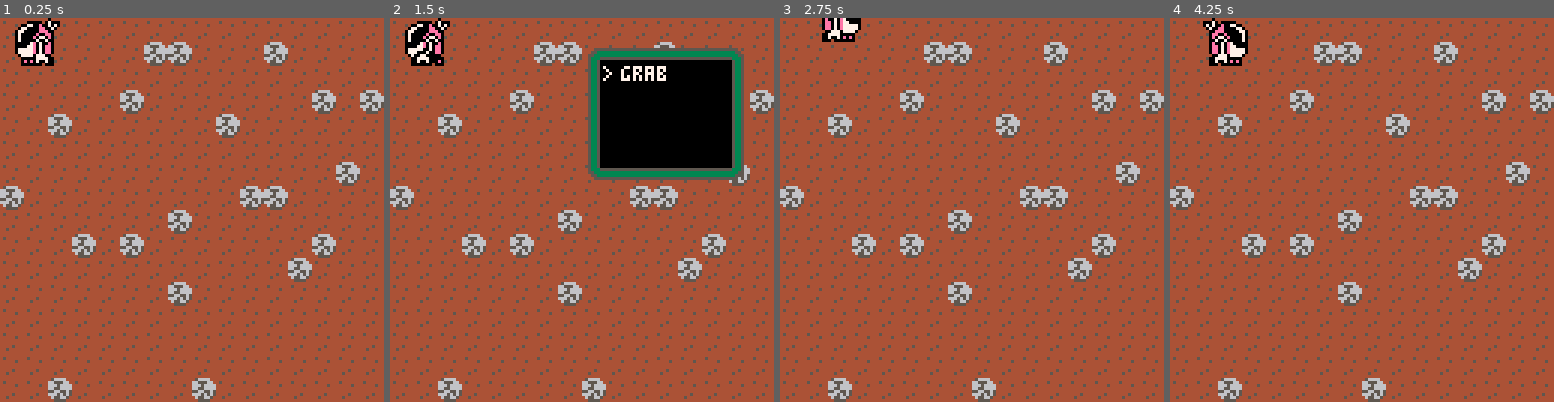
Above: before the commit, frames 1-4 (left to right).
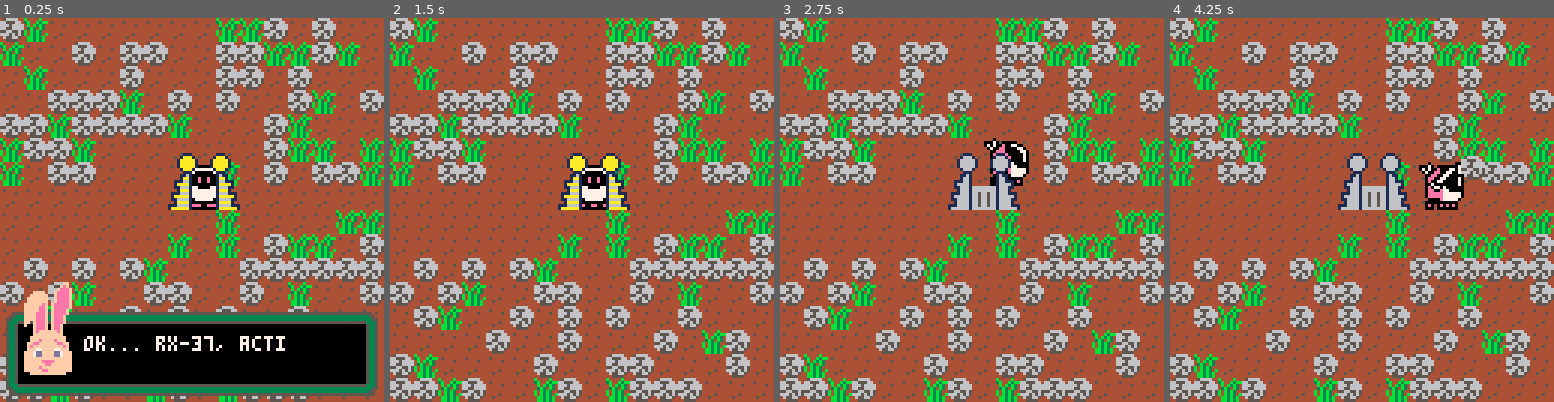
Above: after the commit, the same moments.

Repository: DeCarabas/pico_carts
Game: PICO-8 cartridge robo.p8
Two runs of this game, one before a commit and one after it. Both use one fixed random seed, a clock stepped at 60 frames per second and the inputs below.
Inputs:
- Up to frame 1 (0.25 s): no input
- Up to frame 2 (1.5 s): tap X (X key) at 0.33, 1.07 s; tap O (Z key) at 0.7 s
- Up to frame 3 (2.75 s): hold Right 1.6-2.1 s; tap O (Z key) at 1.7, 2.1, 2.5 s; tap X (X key) at 1.85 s; hold Up 2.15-2.42 s; hold Right from 2.47 s (still down)
- Up to frame 4 (4.25 s): tap O (Z key) every 0.4 s from 2.9 to 4.1 s; tap X (X key) at 2.97, 4.08 s; release Right at 3.03 s; hold Left 3.08-3.58 s; hold Down 3.63-3.97 s; hold Right from 4.02 s (still down)

The runs differ from the first frame. In frame 1, 51% of the frame differs, in the area x 0-100%, y 0-100%; in frame 2, 45%; in frame 3, 38%; in frame 4, 38%.

Commit message:
Portait and text, progress!

Diff:
--- a/robo.p8
+++ b/robo.p8
@@ -29,13 +29,13 @@
 --     [ ] *crush rocks*
 --         provides *gravel*
 --
---   [ ] hand plow
+--   [x] hand plow
 --     kind of a till attachment
 --     to the ends of your hands
 --     which can turn the soil
 --     and prepare it to grow.
 --
---     [ ] *prepare land*
+--     [x] *prepare land*
 --         some plants won't
 --         grow without it
 --
@@ -43,7 +43,8 @@
 --     upgrades increase water
 --     capacity.
 --
---     [ ] *water ground*
+--     [x] *water ground*
+--     [ ] tank capacity
 --
 --   [ ] seed dispenser
 --     upgrades increase seed
@@ -62,22 +63,60 @@
 --
 -- todo: zelda rock sprites
 -- player state
-px=1 py=1 d=0
-spd=0.125 walking=false
-idle_time=0
+function init_player()
+ px=base_x py=base_y d=2
+ spd=0.125 walking=false
+ idle_time=0
+
+ max_tank=100
+ tank_level=max_tank
+
+ max_energy=100
+ energy_level=max_energy
+ walk_cost=0.1
+ grab_cost=0.5
+ plow_cost=0.5
+ water_cost=0.3
+ plant_cost=0.3
+
+ grabbed_item=nil
+ tx=px ty=py
+
+ animation=nil
+ anim_index=nil
+ anim_duration=nil
+ anim_done=nil
+end
 
 -- menu state
-menu_mode=false
-menu_sel=1
-menu_items={}
+function init_menu()
+ menu_mode=false
+ menu_sel=1
+ menu_items={}
+end
 
 -- days are 24 hrs long
 -- this is how much of an hr we
 -- tick every frame. (tweak for
 -- fun!)
-hour_inc=0.0036 --*100
-hour=7
-day=0
+function init_time()
+ hour_inc=0.0036 --*100
+ hour=7
+ day=0
+
+ recharge_rate=100*hour_inc/4
+ water_rate=100*hour_inc/2
+end
+
+function init_base()
+ base_x=2+flr(rnd(12))
+ base_y=3+flr(rnd(11))
+
+ -- the base points.
+ mset(base_x-1,base_y,83)
+ mset(base_x+1,base_y,83)
+ mset(base_x,base_y,114)
+end
 
 -- the map is divided into 4
 -- regions, horizontally.
@@ -89,22 +128,42 @@
 -- (each region is further
 -- divided into 4 16x16
 -- screens.)
+function place_rand(count, sp)
+ local cnt=0
+ while cnt<count do
+  local x=flr(rnd(32))
+  local y=flr(rnd(32))
+  if x~=base_x and
+     y~=base_y and
+     not fget(mget(x,y),0) then
+   mset(x+32,y,sp)
+   cnt+=1
+  end
+ end
+end
 
 function _init()
- tx = px ty = py
+ init_menu()
+ init_time()
+ init_base()
+ init_player()
+ init_weather()
+ init_water()
+
  -- init the item sprite layer
- for i=1,20 do
-  mset(32+flr(rnd(16)),flr(rnd(16)),65)
- end
+ place_rand(320,147) --grass
+ place_rand(320,65)  --rock
+
+ show_text("ok... rx-37, activate!", 192)
 end
 
 function open_item_menu()
  menu_mode=true
  menu_sel=item_sel
- menu_items={}
- for it in all(items) do
-  add(menu_items,it.name)
- end
+ menu_items=items
+ -- for it in all(items) do
+ --  add(menu_items,it.name)
+ -- end
  update_fn=update_menu
 end
 
@@ -119,9 +178,17 @@
 -- 0: collision
 -- 1: cannot plant
 -- 2: grab-able
+-- 3: plowable
+-- 4: plowed
+-- 5: wet
 --
 function map_flag(x,y,f)
  return fget(mget(x,y),f) or
+        fget(mget(x+32,y),f)
+end
+
+function map_flag_all(x,y,f)
+ return fget(mget(x,y),f) and
         fget(mget(x+32,y),f)
 end
 
@@ -133,6 +200,31 @@
  end
 end
 
+function animate(anim,done)
+ animation=anim
+ anim_done=done
+ anim_index=1
+
+ local frame=anim[1]
+ anim_duration=frame.duration
+end
+
+function update_animation()
+ if animation~=nil then
+  anim_duration-=1
+  if anim_duration==0 then
+   anim_index+=1
+   if anim_index>#animation then
+    animation=nil
+    anim_done()
+   else
+    local frame=animation[anim_index]
+    anim_duration=frame.duration
+   end
+  end
+ end
+end
+
 function collide(px,py,tx,ty)
  if tx~=px then
   if ty~=py then
@@ -146,38 +238,61 @@
  return false
 end
 
-buzz=0
+buzz_time=0
+
+function buzz()
+ -- todo: sounds or something?
+ buzz_time=3
+end
 
 function update_time()
- if buzz > 0 then
-  buzz -= 0.75
+ if buzz_time > 0 then
+  buzz_time -= 0.75
  end
 
  hour+=hour_inc
  if hour>24 then
   day+=1
   hour-=24
+
+  -- every night at midnight we
+  -- dry everything out.
+  for y=0,31 do
+   for x=0,31 do
+    local wet=mget(x,y)
+    local dry=dry_map[wet]
+    if dry~=nil then
+     mset(x,y,dry)
+    end
+   end
+  end
  end
 end
 
 function update_walk()
- if btnp(⬅️) then tx = flr(px-1); d=0 end
- if btnp(➡️) then tx = ceil(px+1); d=1 end
- if btnp(⬇️) then ty = flr(py+1); d=2 end
- if btnp(⬆️) then ty = ceil(py-1); d=3 end
- if tx < 0  then buzz=3 tx = 0  end
- if tx > 15 then buzz=3 tx = 15 end
- if ty < 0  then buzz=3 ty = 0  end
- if ty > 15 then buzz=3 ty = 15 end
- if collide(px,py,tx,ty) then
-  tx=px ty=py
+ -- todo: this movement sucks
+ if px==tx and py==ty then
+  if btnp(⬅️) then tx=px-1 d=0 end
+  if btnp(➡️) then tx=px+1 d=1 end
+  if btnp(⬇️) then ty=py+1 d=2 end
+  if btnp(⬆️) then ty=py-1 d=3 end
+  if tx<0  then buzz() tx=0  end
+  if tx>15 then buzz() tx=15 end
+  if ty<0  then buzz() ty=0  end
+  if ty>15 then buzz() ty=15 end
+  if collide(px,py,tx,ty) then
+   tx=flr(px) ty=flr(py)
+  end
  end
  if px > tx then px -= spd end
  if px < tx then px += spd end
  if py > ty then py -= spd end
  if py < ty then py += spd end
 	walking=not (tx == px and ty == py)
- if walking then idle_time=0 end
+ if walking then
+  energy_level-=walk_cost
+  idle_time=0
+ end
 
  if not walking then
   if btnp(❎) and
@@ -207,11 +322,24 @@
 
 update_fn=update_walk
 
+function update_base()
+ if px==base_x and
+    py==base_y then
+  tank_level=min(max_tank, tank_level+water_rate)
+  energy_level=min(max_energy, energy_level+recharge_rate)
+ end
+end
+
 function _update()
  update_time()
+ update_base()
  update_plants()
-
- update_fn()
+ update_animation()
+ update_weather()
+
+ if animation==nil then
+  update_fn()
+ end
 end
 
 function draw_box(x, y, w, h)
@@ -238,15 +366,17 @@
 end
 
 function draw_menu(items, selection)
- draw_box(64,8,5,4)
+ local hght=max(4,1+#items)
+ draw_box(64,0,6,hght)
  local lx=71
- local ly=16
+ local ly=9
  for i=1,#items do
   if selection == i then
    print(">",lx,ly,7)
   end
-  print(items[i],lx+6,ly,7)
-  ly += 6
+  spr(items[i].icon,lx+6,ly-1)
+  print(items[i].name,lx+16,ly,7)
+  ly += 10
  end
 end
 
@@ -289,16 +419,32 @@
   bg=0 fg=5
  end
 
- --print("??? "..sp)
- rectfill(16,7,110,18,bg)
- rect(16,7,110,18,fg)
- spr(sp,16+(87*frc),9,1,1,fl)
+ rectfill(16,2,110,11,bg)
+ rect(16,2,110,11,fg)
+ spr(sp,16+(87*frc),3,1,1,fl)
 end
 
 function draw_item()
- draw_box(88,96,2,1)
- print("🅾️",95,106,7)
- spr(items[item_sel].icon,104,104)
+ draw_box(96,104,2,1)
+ print("🅾️",103,114,7)
+ spr(items[item_sel].icon,112,112)
+end
+
+function draw_meters()
+ draw_box(104,50,1,5)
+ local tank_frac=(max_tank-tank_level)/max_tank
+ rectfill(111,57+41*tank_frac,115,98,12)
+
+ local nrg_frac=(max_energy-energy_level)/max_energy
+ local nrg_color
+ if nrg_frac<0.5 then
+  nrg_color=11
+ elseif nrg_frac<0.7 then
+  nrg_color=10
+ else
+  nrg_color=8
+ end
+ rectfill(116,57+41*nrg_frac,120,98,nrg_color)
 end
 
 function world_to_screen(wx,wy)
@@ -308,9 +454,9 @@
 function draw_map()
  local ofx=0
  local ofy=0
- if buzz>0 then
-  ofy+=cos(buzz)
-  ofx+=sin(buzz)
+ if buzz_time>0 then
+  ofy+=cos(buzz_time)
+  ofx+=sin(buzz_time)
  end
 	map( 0,0,ofx+0,ofy+0,16,16) -- base
 	map(32,0,ofx+0,ofy+0,16,16) -- item
@@ -319,35 +465,78 @@
 function draw_player()
  local idx=1
  local fl=false
+
+ if animation~=nil then
+  local frame=animation[anim_index]
+  idx=frame.frame
+ elseif grabbed_item~=nil then
+  idx=35
+ else
+  if (flr(time()*4)%2)==0 then
+   idx+=2
+  end
+ end
 
  --if d==2 then fl=false end
  if     d==3 then idx+=8
  elseif d==1 then idx+=4
  elseif d==0 then idx+=4 fl=true
  end
- if grabbed_item==nil then
-  if (flr(time() * 4) % 2) == 0 then idx += 2 end
- else
-  idx+=34
- end
 
  local sc=world_to_screen(px,py)
 
+ local dx=0 local dy=-14
+ if grabbed_item~=nil then
+  if     d==0 then dx=-14
+  elseif d==1 then dx=6
+  elseif d==2 then dx=-4
+  elseif d==3 then dx=-4
+  end
+
+  if d==3 then
+   spr(
+    grabbed_item,
+    sc.x+dx,
+    sc.y+dy,
+    1,1)
+  end
+ end
+
+ -- draw robo.
  palt(0, false)
  palt(12, true)
  spr(idx,sc.x-8,sc.y-12,2,2,fl)
  pal()
 
- if grabbed_item~=nil then
-  local dx=0 local dy=-14
-  if     d==0 then dx=-14
-  elseif d==1 then dx=6
-  elseif d==2 then dx=-4
-  elseif d==3 then dx=-4
-  end
-  spr(grabbed_item,sc.x+dx,sc.y+dy,1,1)
- end
-
+ if grabbed_item~=nil and
+    d~=3 then
+  spr(
+   grabbed_item,
+   sc.x+dx,
+   sc.y+dy,
+   1,1)
+ end
+end
+
+function draw_base()
+ local bsx=8*base_x
+ local bsy=8*base_y
+
+ if px~=base_x or
+    py~=base_y then
+  pal(10,6) -- no glow
+ end
+
+ spr(115,bsx-8,bsy)
+ spr(115,bsx+8,bsy,1,1,true)
+ spr(99,bsx-8,bsy-8)
+ spr(99,bsx+8,bsy-8,1,1,true)
+ circ(bsx-2,bsy-8,3,1)
+	circfill(bsx-2,bsy-8,2,10)
+ circ(bsx+9,bsy-8,3,1)
+	circfill(bsx+9,bsy-8,2,10)
+
+ pal()
 end
 
 function _draw()
@@ -361,20 +550,33 @@
  end
 
 	draw_map()
- draw_player()
-
+	if py<=base_y then
+  draw_player()
+  draw_base()
+ else
+  draw_base()
+  draw_player()
+ end
  --rectfill(sc.x-4,sc.y-4,sc.x+4,sc.y+4,7)
  --local tc=looking_at()
  --sc=world_to_screen(tc.x,tc.y)
  --rectfill(sc.x-4,sc.y-4,sc.x+4,sc.y+4,10)
 
+ draw_weather()
+
  -- print("x "..x.." y "..y)
+ if false then
  if menu_mode then
   draw_menu(menu_items,menu_sel)
  elseif idle_time>1 then
   draw_item()
   draw_time()
- end
+  draw_meters()
+ elseif (energy_level/max_energy)<0.25 then
+  draw_meters()
+ end
+ end
+ draw_text()
 end
 -->8
 -- plants and items
@@ -400,6 +602,7 @@
  end
 end
 
+-- these are all the live plants
 plants={}
 
 function update_plants()
@@ -410,56 +613,178 @@
    -- update the age
    local new_age=age+class.rate
    if flr(new_age)~=flr(age) then
-    mset(
-     p.x+32,
-     p.y,
-     class.stages[flr(new_age)])
+    mset(p.x+32,p.y,class.stages[flr(new_age)])
    end
    p.age=new_age
   end
  end
 end
 
+function remove_plant(x,y)
+ for p in all(plants) do
+  if p.x==x and p.y==y then
+   del(plants,p)
+   return
+  end
+ end
+end
+
 function i_plant(item,tx,ty)
+ if map_flag(tx,ty,1) then
+  buzz()
+  return
+ end
+
+ if energy_level<plant_cost then
+  buzz()
+  return
+ end
+
+ energy_level-=plant_cost
  local p=item.plant
- if not map_flag(tx,ty,1) then
-  add(
-   plants,
-   {age=1,x=tx,y=ty,cls=p})
-  mset(tx+32,ty,p.stages[1])
- end
-end
-
-function i_shovel(item,tx,ty)
+ add(
+  plants,
+  {age=1,x=tx,y=ty,cls=p})
+ mset(tx+32,ty,p.stages[1])
 end
 
 function i_grab(item,tx,ty)
  local tgt=mget(tx+32,ty)
  if grabbed_item~=nil then
-  if fget(tgt,0) then
+  -- drop
+  if fget(tgt,0) or
+     tx < 0 or ty < 0 or
+     tx > 15 or ty > 15 then
    -- nopers
-   buzz=3
+   buzz()
   else
+   mset(tx,ty,64) -- bare dirt
    mset(tx+32,ty,grabbed_item)
    grabbed_item=nil
   end
  elseif fget(tgt,2) then
-  grabbed_item=tgt
-  mset(tx+32,ty,0)
- end
+  if energy_level>grab_cost then
+   energy_level-=grab_cost
+   grabbed_item=tgt
+   mset(tx+32,ty,0)
+  else
+   buzz()
+  end
+ end
+end
+
+function i_till(item,tx,ty)
+ -- check *plowable*
+ if not map_flag_all(tx,ty,3) then
+  buzz()
+  return
+ end
+
+ if energy_level<plow_cost then
+  buzz()
+  return
+ end
+
+ energy_level-=plow_cost
+ animate(
+  {{frame=33, duration=5}},
+  function()
+   if mget(tx+32,ty)~=0 then
+    remove_plant(tx,ty)
+    mset(tx+32,ty,0) -- destroy
+   end
+	  mset(tx,ty,66)    -- plowed
+	 end)
 end
 
 items={
  -- pick axe hoe water
- {icon=141,name="grab",fn=i_grab},
- -- or just shovel
- --{icon=131,name="shovel",fn=i_shovel},
- --{icon=132,name="carrot"},
- --{icon=147,name="grass",fn=i_plant,plant=grass},
+ {icon=142,name="grab",fn=i_grab},
+ {icon=141,name="till",fn=i_till},
+ {icon=143,name="water",fn=i_water},
+ {icon=147,name="grass",fn=i_plant,plant=grass},
  --{icon=163,name="mum",fn=i_plant,plant=mum},
 }
 item_sel=1
 
+-->8
+-- water
+function init_water()
+ wet_map={}
+ wet_map[64]=67
+ wet_map[66]=68
+
+ dry_map={}
+ for k,v in pairs(wet_map) do
+  dry_map[v]=k
+ end
+end
+
+function i_water(item,tx,ty)
+ if tank_level < 10 then
+  buzz()
+  return
+ end
+
+ if energy_level<water_cost then
+  buzz()
+  return
+ end
+
+ energy_level-=water_cost
+ animate(
+  {{frame=35,duration=10}},
+  function()
+   tank_level-=10
+   local ground=mget(tx,ty)
+   if wet_map[ground]~=nil then
+    mset(tx,ty,wet_map[ground])
+   end
+  end)
+end
+
+-->8
+-- weather
+
+function init_weather()
+ raining=false
+ rain={}
+ max_rain=2000
+end
+
+function update_weather()
+ -- todo: check the time, see if
+ --       weather changes.
+
+ if raining and #rain<max_rain then
+  for i=1,rnd(40) do
+   add(rain, {
+    x=flr(rnd(128)),
+    y=flr(rnd(128))-3,
+    life=flr(rnd(10))
+   })
+  end
+ end
+
+ for drop in all(rain) do
+  drop.y+=3
+  drop.life-=1
+  if drop.y>=128
+   or drop.life < 0 then
+   del(rain,drop)
+  end
+ end
+end
+
+function draw_weather()
+ for r in all(rain) do
+  if r.life==0 then
+   circ(r.x,r.y,1,12)
+  else
+   line(r.x,r.y-2,r.x,r.y,12)
+  end
+ end
+end
 -->8
 -- fx
 dark_map={
@@ -492,6 +817,82 @@
  end
 end
 
+-->8
+-- text
+function show_text(t,s)
+ text=t
+ text_time=0
+ text_limit=#text+5
+ text_sprite=s
+ update_fn=update_text
+end
+
+function update_text()
+ text_time=min(
+  text_limit,
+  text_time+2)
+
+ if btnp(🅾️) then
+  text=nil
+  update_fn=update_walk
+ end
+end
+
+function draw_text()
+ if text==nil then return end
+
+ -- outline box
+ draw_box(0,96,14,2)
+
+ -- actual text
+ print(sub(text,1,1+text_time),
+       28,114-8,7)
+ if text_time==text_limit then
+  print("🅾️",128-16,128-14,7)
+ end
+
+ -- portrait
+ spr(text_sprite,8,114-26,2,4)
+end
+…(39 lines of a section not shown)…
 
 
 
@@ -582,8 +983,8 @@
 
 
 __gff__
-0000000000000000000000000000000000000000000000000000000000000000000000000000000000000000000000000000000000000000000000000000000000070000000000000000000000000000030303000000000000000000000000000303030000000000000000000000000003030000000000000000000000000000
-0000000000000000000000000000000002020202000000000000000000000000020202020000000000000000000000000000000000000000000000000000000000000000000000000000000000000000000000000000000000000000000000000000000000000000000000000000000000000000000000000000000000000000
+0800000000000000000000000000000000000000000000000000000000000000000000000000000000000000000000000000000000000000000000000000000008071828380000000000000000000000030303030000000000000000000000000303030300000000000000000000000003030003000000000000000000000000
+000000000000000000000000000000000a0a0a0a0000000000000000000000000a0a0a0a0000000000000000000000000000000000000000000000000000000000000000000000000000000000000000000000000000000000000000000000000000000000000000000000000000000000000000000000000000000000000000
 __map__
 4040404040404040404040404040404000000000000000000000000000000000000000000000000000000000000000000000000000000000000000000000000000000000000000000000000000000000000000000000000000000000000000000000000000000000000000000000000000000000000000000000000000000000
 4040404040404040404040404040404000000000000000000000000000000000000000000000000000000000000000000000000000000000000000000000000000000000000000000000000000000000000000000000000000000000000000000000000000000000000000000000000000000000000000000000000000000000
Not shown, changed: 85 lines of the sprite sheet (__gfx__) section of robo.p8
